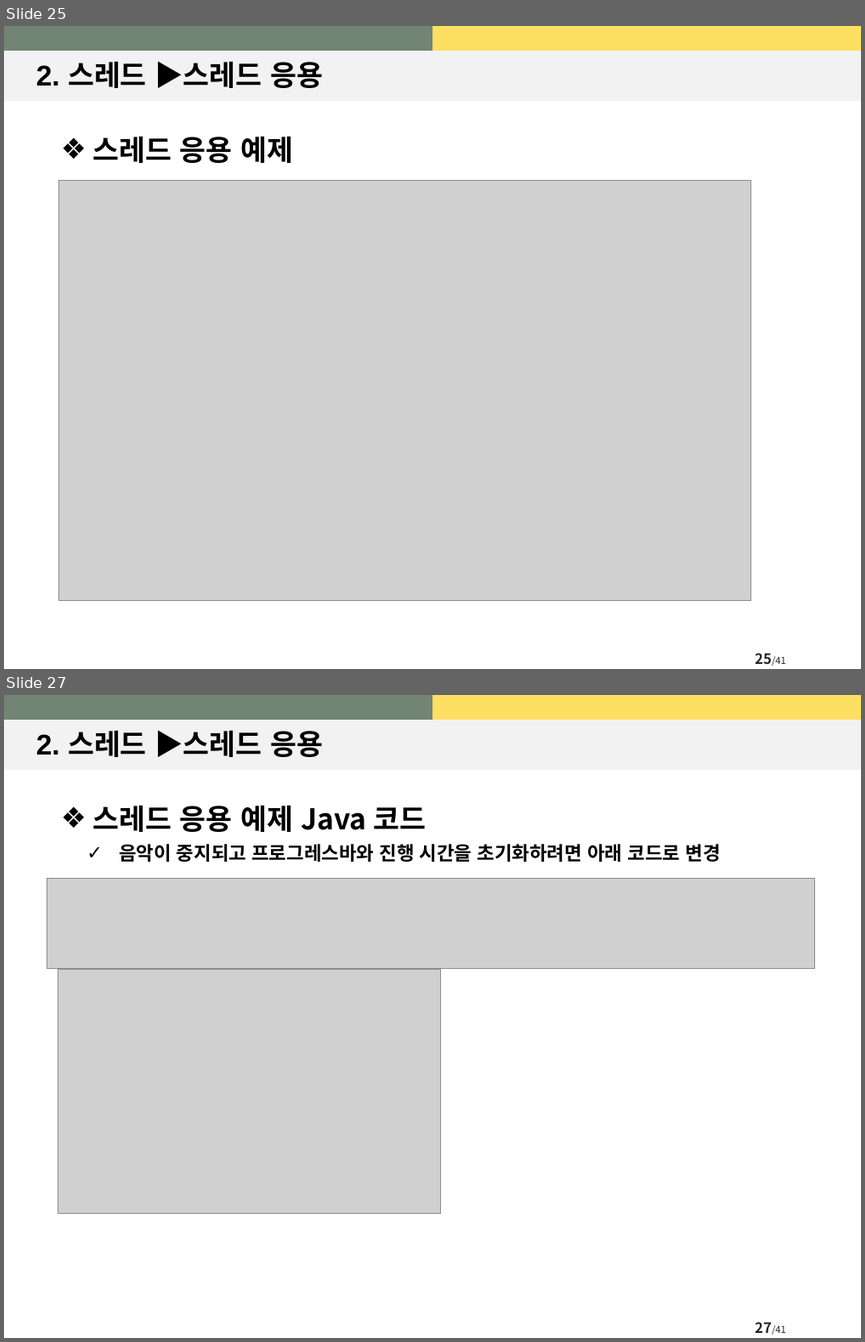
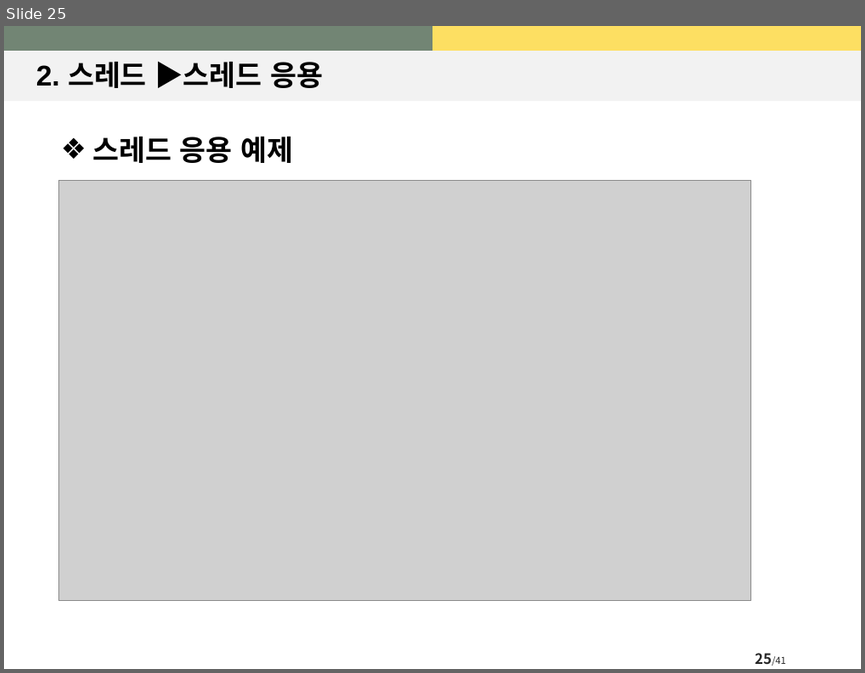
Before and after one commit to yumras/Android, a slide deck: 모바일_13.pptx. Shown one above the other, each under a label of ours: slides 25 and 27 before the commit, slide 25 after it; the slides between them are not shown. The pictures are 865x1342 and 865x673 pixels, drawn with LibreOffice and Linux fonts; fonts in the diff are those of the drawing; grey boxes stand for pictures. Boxes give left, top, right and bottom in pixels: in the first picture for what was removed or moved away, otherwise in the second. Text is boxed around its words. In the diff, an @@ line names an element or a change of style, - is before the commit and + after.

```diff
--- a/모바일_13.pptx
+++ b/모바일_13.pptx
@@ slide 27 removed at (4, 695, 861, 1338), background #FFFFFF; not listed: 3 template elements that a slide beside it also shows @@
@@ title removed at (36, 730, 323, 757) @@
-2. 스레드 ▶스레드 응용
@@ text removed at (93, 805, 720, 862) @@
-  ❖ 스레드 응용 예제 Java 코드
-    ✓ 음악이 중지되고 프로그레스바와 진행 시간을 초기화하려면 아래 코드로 변경
@@ picture removed at (46, 879, 815, 969) @@
@@ picture removed at (58, 970, 441, 1213) @@
```
Also in this commit, not shown: 3 slides changed, 50 other files.
